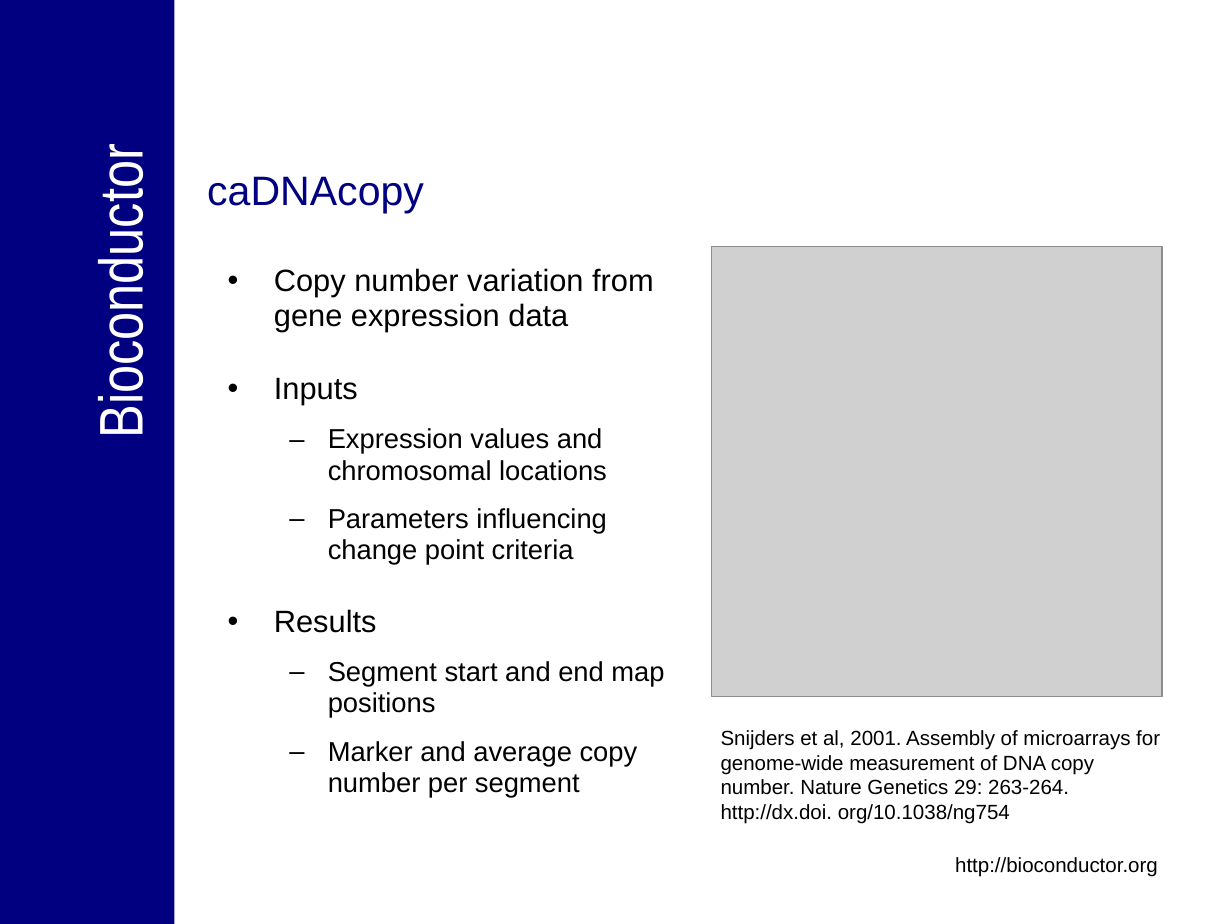
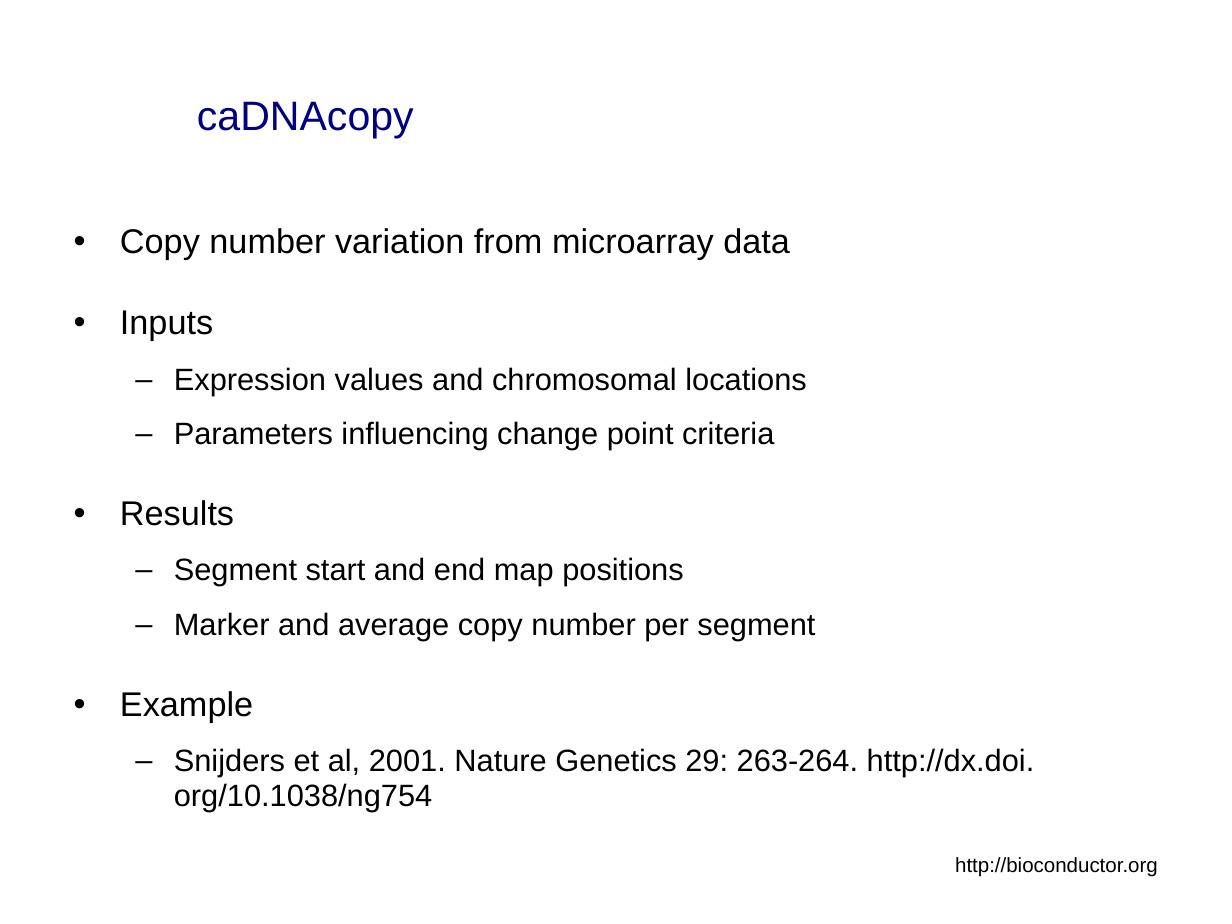
Before and after one commit to NCIP/bioconductor, a slide deck: slide 6 of bioconductor/Presentations/caBIG_Annual_Meeting_2007_Tech_Demo.ppt (slide 4 before the commit). Drawn at 1232x924 pixels with LibreOffice and Linux fonts; fonts in the diff are those of the drawing; grey boxes stand for pictures; background and template pictures are left out. Boxes give left, top, right and bottom in pixels: in the first picture for what was removed or moved away, otherwise in the second. Text is boxed around its words. In the diff, an @@ line names an element or a change of style, - is before the commit and + after.

```diff
--- a/bioconductor/Presentations/caBIG_Annual_Meeting_2007_Tech_Demo.ppt
+++ b/bioconductor/Presentations/caBIG_Annual_Meeting_2007_Tech_Demo.ppt
@@ rectangle removed at [0, 0, 175, 924] @@
@@ title "caDNAcopy": place and size @@
-title "caDNAcopy" at [207, 176, 424, 213]
+title "caDNAcopy" at [197, 101, 414, 138]
@@ title "caDNAcopy" at [197, 101, 414, 138]: vertical alignment top to middle @@
@@ text removed at [86, 173, 156, 430] @@
-Bioconductor
@@ text "Copy number variation from microarray ...": place and size @@
-text "Copy number variation from microarray ..." at [274, 268, 664, 797]
+text "Copy number variation from microarray ..." at [120, 228, 1035, 812]
@@ text at [120, 228, 790, 259]: text changed; size 18 to 20 pt @@
-• Copy number variation from gene expression data
+• Copy number variation from microarray data
@@ picture removed at [712, 246, 1163, 697] @@
@@ text at [120, 310, 815, 640]: size 18 to 20 pt in "Inputs", "Results"; size 16 to 18 pt in "Expression values and chromosomal locations", "Parameters influencing change point criteria", "Segment start and end map positions", "Marker and average copy number per segment"; more space between paragraphs @@
@@ text at [120, 691, 1035, 812]: paragraphs added @@
+• Example
+  – Snijders et al, 2001. Nature Genetics 29: 263-264. http://dx.doi. org/10.1038/ng754
@@ text removed at [721, 730, 1160, 824] @@
-Snijders et al, 2001. Assembly of microarrays for genome-wide measurement of DNA copy number. Nature Genetics 29: 263-264. http://dx.doi. org/10.1038/ng754
```
Also in this commit, not shown: 18 other slides changed, 21 slides added, 10 slides removed.
